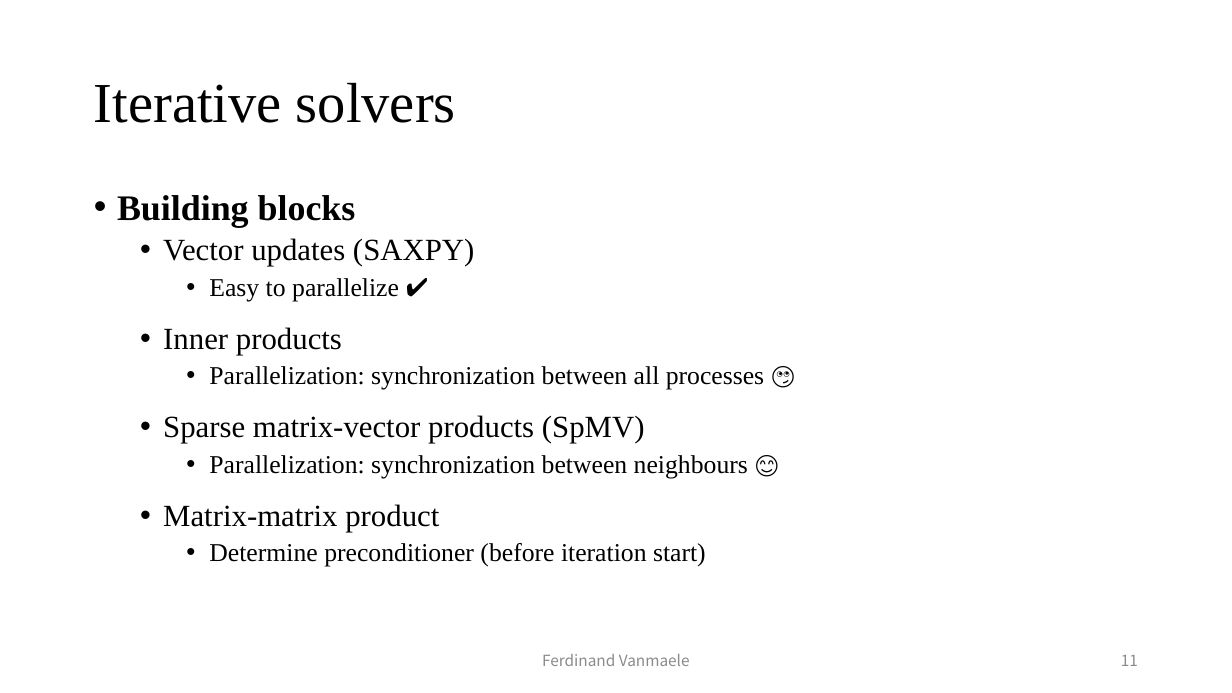
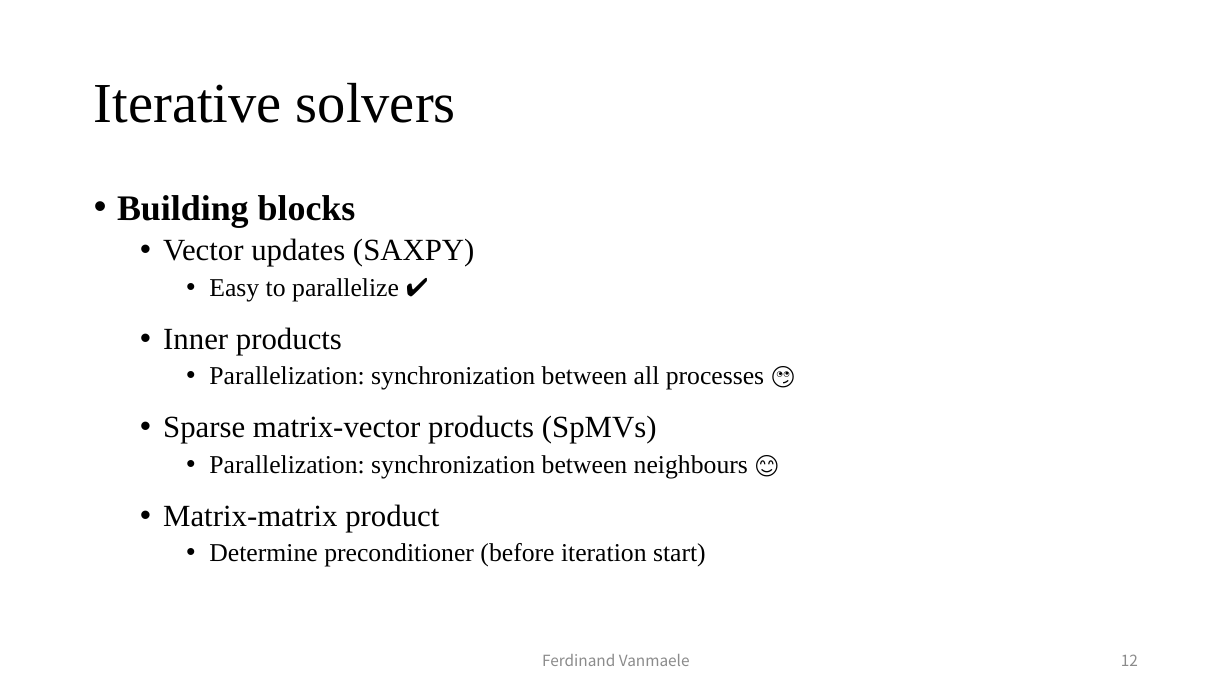
Before and after one commit to fvanmaele/polynomial-preconditioning, a slide deck: slide 12 of presentation.pptx (slide 11 before the commit). Drawn at 1232x693 pixels with LibreOffice and Linux fonts; fonts in the diff are those of the drawing. Boxes give left, top, right and bottom in pixels: in the first picture for what was removed or moved away, otherwise in the second. Text is boxed around its words. In the diff, an @@ line names an element or a change of style, - is before the commit and + after.

```diff
--- a/presentation.pptx
+++ b/presentation.pptx
@@ text at <box>163,415,657,443</box>: text changed @@
-  • Sparse matrix-vector products (SpMV)
+  • Sparse matrix-vector products (SpMVs)
@@ page number at <box>1121,654,1138,666</box>: text changed @@
-11
+12
```
Also in this commit, not shown: 7 other slides changed, 4 slides added, 1 slide removed, 39 other files.
